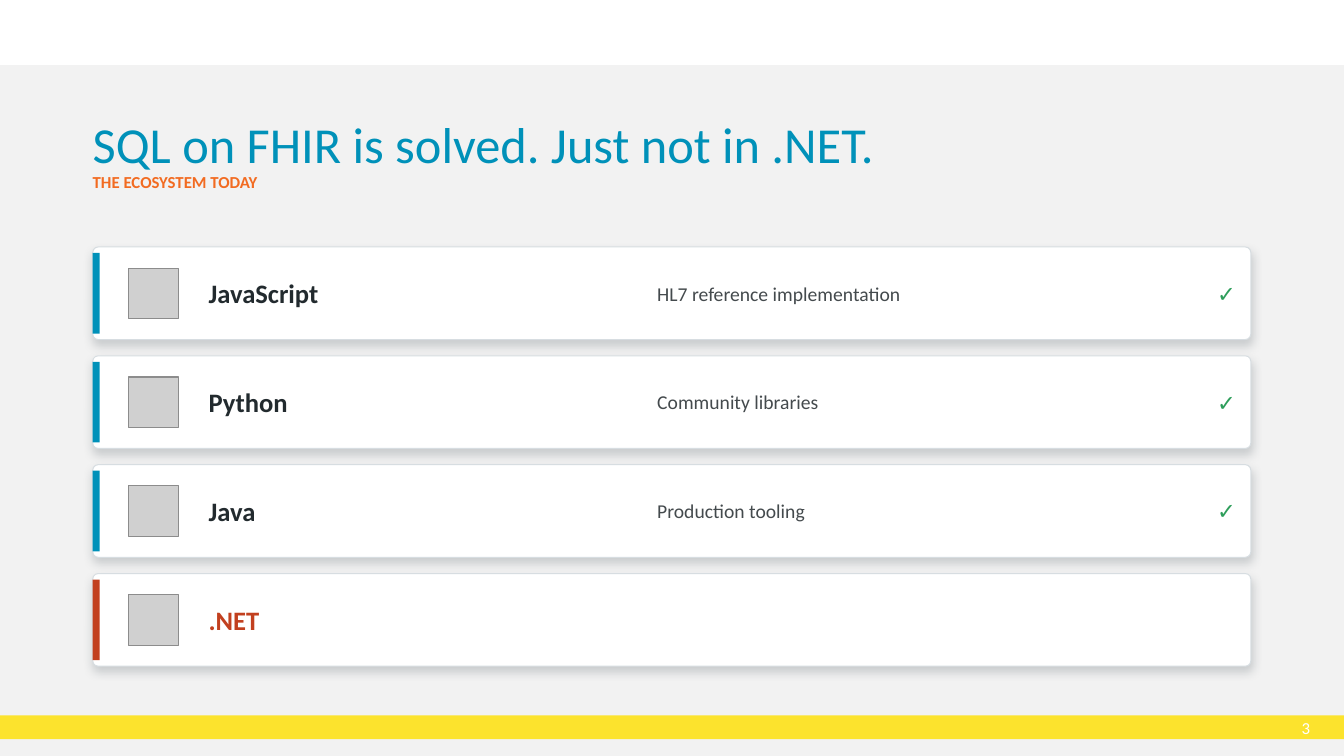
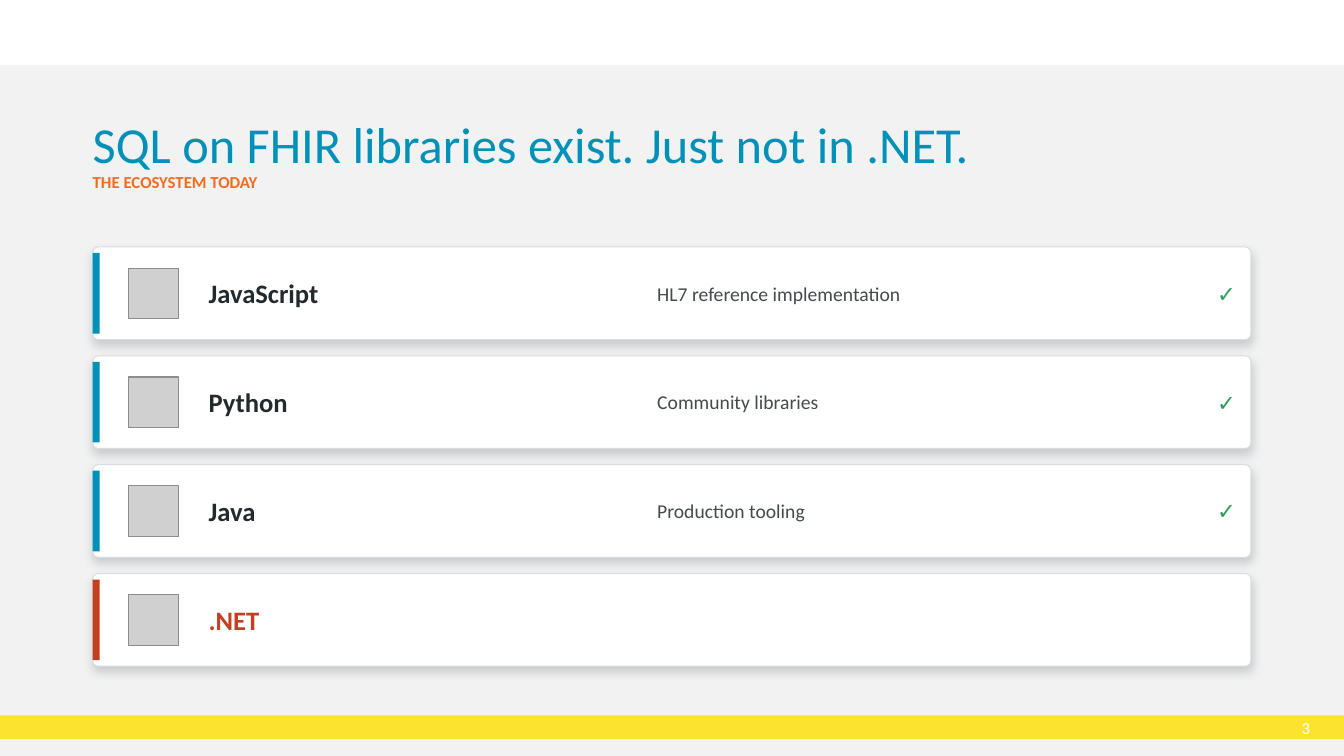
Before and after one commit to brendankowitz/FHIRDevDays2026, a slide deck: slide 3 of talks/talk1-sql-on-fhir/DD26_CT_260616_Brendan-Kowitz_SqlOnFhir.pptx. Drawn at 1344x756 pixels with LibreOffice and Linux fonts; fonts in the diff are those of the drawing; grey boxes stand for pictures; background and template pictures are left out. Boxes give left, top, right and bottom in pixels: in the first picture for what was removed or moved away, otherwise in the second. Text is boxed around its words. In the diff, an @@ line names an element or a change of style, - is before the commit and + after.

```diff
--- a/talks/talk1-sql-on-fhir/DD26_CT_260616_Brendan-Kowitz_SqlOnFhir.pptx
+++ b/talks/talk1-sql-on-fhir/DD26_CT_260616_Brendan-Kowitz_SqlOnFhir.pptx
@@ title at (93, 128, 968, 170): text changed @@
-SQL on FHIR is solved. Just not in .NET.
+SQL on FHIR libraries exist. Just not in .NET.
```
Also in this commit, not shown: 7 other slides changed, 2 slides added.
